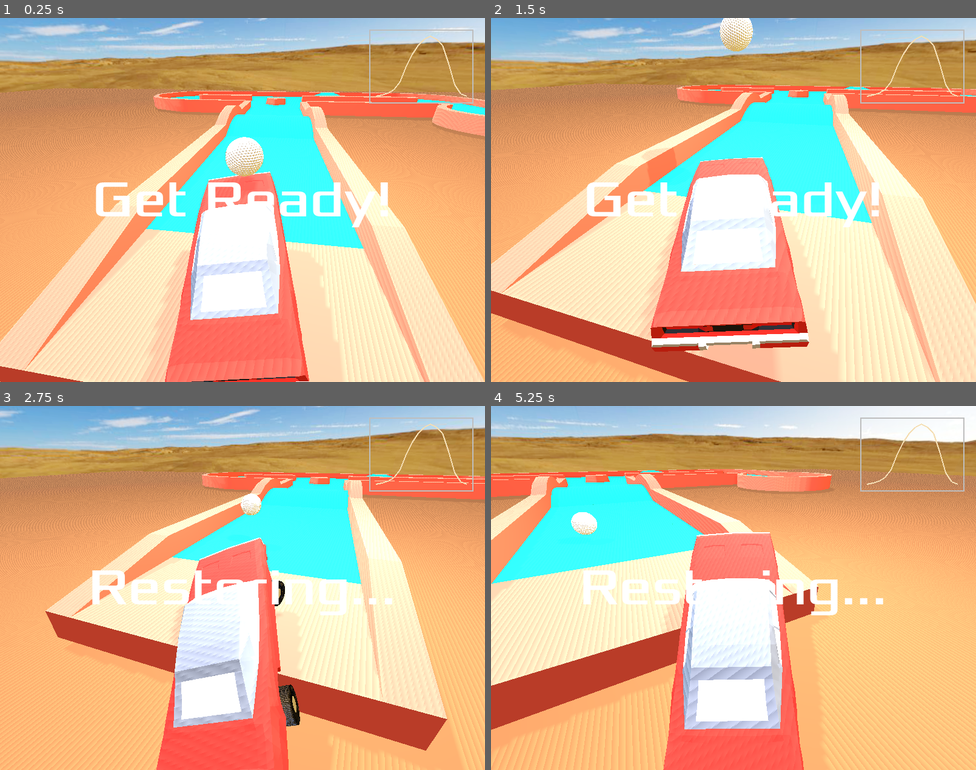
Above: before the commit, frames 1-4 (two rows, left to right).
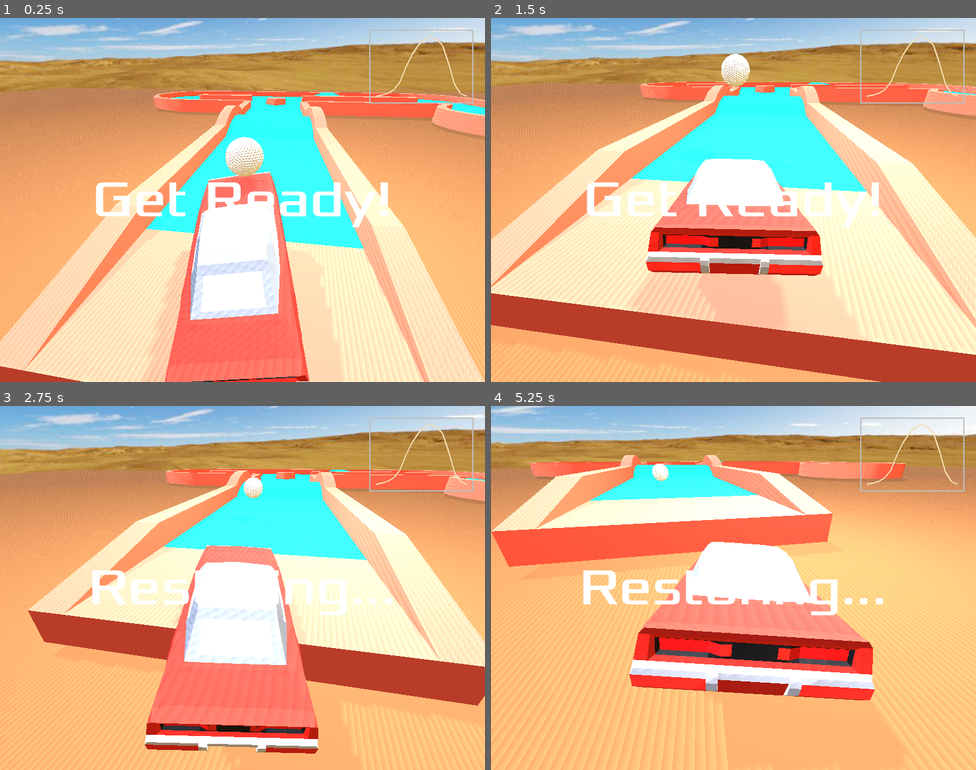
Above: after the commit, the same moments.

Repository: deecovan/v4-51-golf
Game: Godot game, scene res://Scenes/Main.tscn
Two runs of this game, one before a commit and one after it. Both use one fixed random seed, a clock stepped at 60 frames per second and the inputs below.
Inputs (mouse positions are in pixels of both pictures, inside the frame that each line leads up to):
- Up to frame 1 (0.25 s): no input
- Up to frame 2 (1.5 s): move the mouse to (840, 181) at 0.52 s; hold D (steer_right) 0.53-1.28 s; hold Mouse wheel up (cam_zoom_in) 0.53-1.28 s; move the mouse to (636, 218) at 1.27 s; hold S (brake) from 1.28 s (still down); tap Mouse wheel down (cam_zoom_out) at 1.35 s
- Up to frame 3 (2.75 s): move the mouse to (291, 507) at 2.02 s; release S (brake) at 2.03 s; hold D (steer_right) from 2.03 s (still down); tap R (restore) at 2.1 s
- Up to frame 4 (5.25 s): move the mouse to (709, 660) at 2.77 s; release D (steer_right) at 2.78 s; hold W (accelerate) 2.78-3.53 s; tap Mouse wheel up (cam_zoom_in) at 2.85 s; move the mouse to (879, 642) at 3.52 s; hold Mouse wheel down (cam_zoom_out) 3.53-4.28 s; hold A (steer_left) 3.53-5.03 s; move the mouse to (588, 533) at 4.27 s; tap R (restore) at 4.35 s; move the mouse to (757, 588) at 5.02 s; hold S (brake) from 5.03 s (still down); hold Mouse wheel up (cam_zoom_in) from 5.03 s (still down)

The runs differ from the first frame. In frame 1, less than 0.1% of the frame differs, in the area x 0-100%, y 20-100%; in frame 2, 45%; in frame 3, 41%; in frame 4, 59%, in the area x 0-100%, y 0-100%.

Commit message:
@TODO Compare ALL Vehicle vars with current saved working

Diff:
--- a/Project/Scenes/Vehicle.tscn
+++ b/Project/Scenes/Vehicle.tscn
@@ -208,10 +208,10 @@
 shape = SubResource("ConvexPolygonShape3D_6k0ix")
 
 [node name="CenterOfMass" type="Node3D" parent="."]
-transform = Transform3D(1, 0, 0, 0, 1, 0, 0, 0, 1, -7.04346e-08, 0.145341, -0.805677)
+transform = Transform3D(1, 0, 0, 0, 1, 0, 0, 0, 1, -4.27734e-08, 0.296197, -0.489269)
 
 [node name="Wheel3Dfl" parent="." instance=ExtResource("1_c180c")]
-transform = Transform3D(1, 0, 0, 0, 1, 0, 0, 0, 1, 0.8, 0.1, 0.589808)
+transform = Transform3D(1, 0, 0, 0, 1, 0, 0, 0, 1, 0.8, 0.1, 0.6)
 use_as_steering = true
 wheel_rest_length = 0.04
 suspension_travel = 0.08
@@ -219,7 +219,7 @@
 suspension_max_force = 16000.0
 
 [node name="Wheel3Dfr" parent="." instance=ExtResource("1_c180c")]
-transform = Transform3D(1, 0, 0, 0, 1, 0, 0, 0, 1, -0.8, 0.1, 0.589808)
+transform = Transform3D(1, 0, 0, 0, 1, 0, 0, 0, 1, -0.8, 0.1, 0.6)
 use_as_steering = true
 wheel_rest_length = 0.04
 suspension_travel = 0.08
--- a/Project/Scripts/Main.gd
+++ b/Project/Scripts/Main.gd
@@ -5,19 +5,12 @@
 @export var camera_rotation = -0.5
 @export var camera_zoom = 0.15
 
-var power_curve: Array = [
-	0.03, 0.06, 0.12, 0.25, 0.50,
-	0.70, 0.85, 0.95, 1.00, 0.95,
-	0.85, 0.55, 0.20, 0.05, 0.01
-]
-
 func _ready():
 	#Input.mouse_mode = Input.MOUSE_MODE_CAPTURED
 	$Ball.position = $Tee.position
 	$CameraGimbal/GimbalInner.rotation.x = camera_rotation
 	$CameraGimbal.zoom = camera_zoom
 	$UI.show_message("Get Ready!")
-	$UI.call_draw_curve(power_curve)
 
 func _input(_event):
 	use_main_controls(_event)
--- a/Project/Scripts/Vehicle.gd
+++ b/Project/Scripts/Vehicle.gd
@@ -25,7 +25,7 @@
 ## Rear
 @export var damp_compr_rear = 0.7
 @export var damp_relax_rear = 0.77
-
+## Rest, Travel, Stiff, MaxV
 @export var rest_front = 0.8
 @export var rest_rear = 0.8
 @export var travel_front = 0.1
@@ -35,49 +35,52 @@
 @export var max_force_front = 16000
 @export var max_force_rear = 14000
 
-var power_curve = [
-	0.0, 0.1, 0.2, 0.3, 0.5, 0.8,
-	0.9, 1.0, 0.9, 0.7, 0.3, 0.0
+
+var power_curve: Array = [
+	0.03, 0.06, 0.12, 0.25, 0.50,
+	0.70, 0.85, 0.95, 1.00, 0.95,
+	0.85, 0.55, 0.20, 0.05, 0.01
 ]
 
 func _ready() -> void:
 	## Setup car values
 	mass = car_mass/grav_mod
 	gravity_scale = grav_mod
+	## @TODO Compare ALL Vehicle vars with current saved working
 	## Grip
-	$Wheel3Dfl.wheel_friction_slip = fric_slip_front
-	$Wheel3Dfr.wheel_friction_slip = fric_slip_front
-	$Wheel3Drl.wheel_friction_slip = fric_slip_rear
-	$Wheel3Drr.wheel_friction_slip = fric_slip_rear
-	## Damper
-	$Wheel3Dfl.damping_compression = damp_compr_front
-	$Wheel3Dfr.damping_compression = damp_compr_front
-	$Wheel3Drl.damping_compression = damp_compr_rear
-	$Wheel3Drr.damping_compression = damp_compr_front
-	$Wheel3Dfl.damping_relaxation = damp_relax_rear
-	$Wheel3Dfr.damping_relaxation = damp_relax_rear
-	$Wheel3Drl.damping_relaxation = damp_relax_rear
-	$Wheel3Drr.damping_relaxation = damp_relax_rear
-	## Rest
-	$Wheel3Dfl.wheel_rest_length = rest_front
-	$Wheel3Dfr.wheel_rest_length = rest_front
-	$Wheel3Drl.wheel_rest_length = rest_rear
-	$Wheel3Drr.wheel_rest_length = rest_rear
-	## Travel
-	$Wheel3Dfl.suspension_travel = travel_front
-	$Wheel3Dfr.suspension_travel = travel_front
-	$Wheel3Drl.suspension_travel = travel_rear
-	$Wheel3Drr.suspension_travel = travel_rear
-	## Stiffness
-	$Wheel3Dfl.suspension_stiffness = stiff_front
-	$Wheel3Dfr.suspension_stiffness = stiff_front
-	$Wheel3Drl.suspension_stiffness = stiff_rear
-	$Wheel3Drr.suspension_stiffness = stiff_rear
-	## Maximum suspension force
-	$Wheel3Dfl.suspension_max_force = max_force_front
-	$Wheel3Dfr.suspension_max_force = max_force_front
-	$Wheel3Drl.suspension_max_force = max_force_rear
-	$Wheel3Drr.suspension_max_force = max_force_rear
+	#$Wheel3Dfl.wheel_friction_slip = fric_slip_front
+	#$Wheel3Dfr.wheel_friction_slip = fric_slip_front
+	#$Wheel3Drl.wheel_friction_slip = fric_slip_rear
+	#$Wheel3Drr.wheel_friction_slip = fric_slip_rear
+	### Damper
+	#$Wheel3Dfl.damping_compression = damp_compr_front
+	#$Wheel3Dfr.damping_compression = damp_compr_front
+	#$Wheel3Drl.damping_compression = damp_compr_rear
+	#$Wheel3Drr.damping_compression = damp_compr_front
+	#$Wheel3Dfl.damping_relaxation = damp_relax_rear
+	#$Wheel3Dfr.damping_relaxation = damp_relax_rear
+	#$Wheel3Drl.damping_relaxation = damp_relax_rear
+	#$Wheel3Drr.damping_relaxation = damp_relax_rear
+	### Rest
+	#$Wheel3Dfl.wheel_rest_length = rest_front
+	#$Wheel3Dfr.wheel_rest_length = rest_front
+	#$Wheel3Drl.wheel_rest_length = rest_rear
+	#$Wheel3Drr.wheel_rest_length = rest_rear
+	### Travel
+	#$Wheel3Dfl.suspension_travel = travel_front
+	#$Wheel3Dfr.suspension_travel = travel_front
+	#$Wheel3Drl.suspension_travel = travel_rear
+	#$Wheel3Drr.suspension_travel = travel_rear
+	### Stiffness
+	#$Wheel3Dfl.suspension_stiffness = stiff_front
+	#$Wheel3Dfr.suspension_stiffness = stiff_front
+	#$Wheel3Drl.suspension_stiffness = stiff_rear
+	#$Wheel3Drr.suspension_stiffness = stiff_rear
+	### Maximum suspension force
+	#$Wheel3Dfl.suspension_max_force = max_force_front
+	#$Wheel3Dfr.suspension_max_force = max_force_front
+	#$Wheel3Drl.suspension_max_force = max_force_rear
+	#$Wheel3Drr.suspension_max_force = max_force_rear
 	## Set Center of Mass from CoM Node
 	## Move it Forward to oversteer
 	## Backward for understeer but less rear slip
@@ -86,6 +89,7 @@
 	## Randomize initial rotation
 	rotation = randomis(rotation, PI)
 
+	$"../UI".call_draw_curve(power_curve)
 
 func _process(delta: float) -> void:
 	steering = move_toward(
Not shown, changed: README.MD
